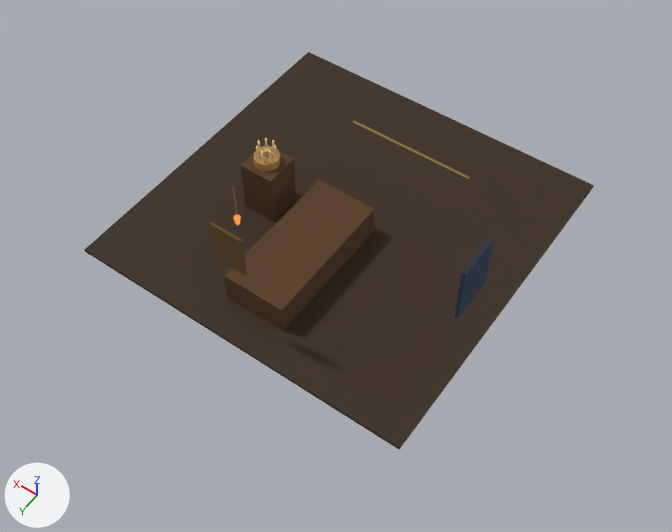
One commit to the glTF model public/vr/models/scene/sacrament-unction.glb: the scene before it, then after it.
Camera for both pictures: a 50 mm lens placed at (-4.77, 6.92, 9.65), pointed at (-0.53, 0.99, 0.33). Arrows for +X, +Y and +Z are at lower left; the lights stay in place. The first picture is the older version. Where no turn or scale is listed for an object, it has been applied to the vertices. Vertices at exactly the same position are counted once.

The older version as bpy lines, for what is in view:
```python
me_mesh_0 = bpy.data.meshes.new('Mesh_0')
me_mesh_0.from_pydata(...)  # a box spanning x -2.5..2.5, y -2.5..2.5, z -0.03..0.03
me_mesh_0.materials.append(mat_material_0)  # brown #3a2a1c
me_mesh_1 = bpy.data.meshes.new('Mesh_1')
me_mesh_1.from_pydata(...)  # a box spanning x -0.45..0.45, y -1.0..1.0, z -0.22..0.22
me_mesh_1.materials.append(mat_material_1)  # brown #5a3b1e
me_mesh_22 = bpy.data.meshes.new('Mesh_22')
me_mesh_22.from_pydata(...)  # a box spanning x -0.025..0.025, y -0.3..0.3, z -0.4..0.4
me_mesh_22.materials.append(mat_material_22)  # dark blue #1d2a3a
ob_bed = bpy.data.objects.new('bed', me_mesh_1)
ob_bed.location = (0.0, 1.0, 0.22)
ob_floor = bpy.data.objects.new('floor', me_mesh_0)
ob_floor.location = (0.0, 0.0, -0.03)
ob_window = bpy.data.objects.new('window', me_mesh_22)
ob_window.location = (-2.4, 1.0, 1.5)
# also in view: 'icon-board' at (0.0, 2.3, 1.6); 'table' at (1.0, 0.4, 0.4)
```
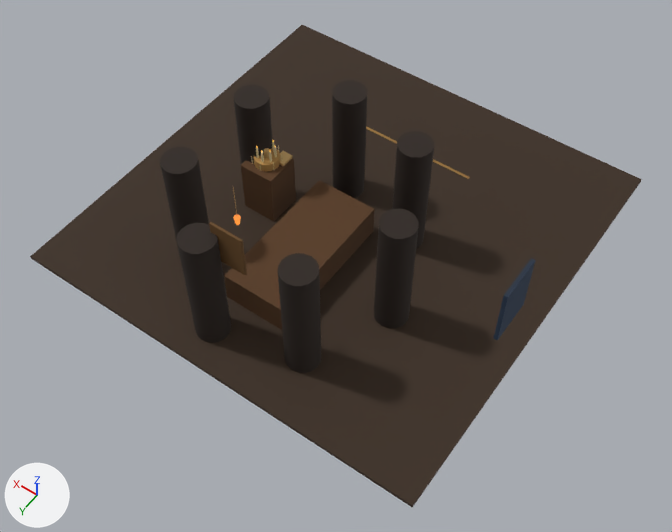
Boxes [x1, y1, x2, y2] around the edits, measured in the pictures (672 x 532 px):
'floor', rescaled (20% wider, 21% taller)
    before: [84, 52, 594, 449]
    after: [30, 25, 642, 507]
'priest-figure.004', added (black)
    after: [278, 253, 321, 373]
'priest-figure.005', added (black)
    after: [176, 223, 231, 343]
'priest-figure.003', added (black)
    after: [374, 209, 419, 329]
'priest-figure.001', added (black)
    after: [332, 80, 368, 198]
'priest-figure.002', added (black)
    after: [392, 131, 434, 249]
'priest-figure.006', added (black)
    after: [160, 147, 209, 240]
'window', moved
    before: [454, 237, 494, 319]
    after: [493, 258, 536, 340]
'priest-figure', added (black)
    after: [233, 85, 273, 164]
'gospel', added
    after: [279, 151, 293, 166]

Patch to the scene script:
```diff
--- a/public/vr/models/scene/sacrament-unction.glb.py
+++ b/public/vr/models/scene/sacrament-unction.glb.py
@@ me_mesh_0 @@
-me_mesh_0.from_pydata(...)  # 8 vertices, 12 faces; spans x -2.5..2.5, y -2.5..2.5, z -0.03..0.03
+me_mesh_0.from_pydata(...)  # 8 vertices, 12 faces; spans x -3.0..3.0, y -3.0..3.0, z -0.03..0.03
+# me_mesh_0 part 1: the whole mesh is scaled about its middle by (1.2, 1.2, 1)
 me_mesh_0.materials.append(mat_material_0)
@@ ob_window @@
 ob_window = bpy.data.objects.new('window', me_mesh_22)
-ob_window.location = (-2.4, 1.0, 1.5)
+ob_window.location = (-2.9, 1.0, 1.5)
@@ ob_priest_figure_006 @@
+ob_priest_figure_006 = bpy.data.objects.new('priest-figure.006', me_mesh_39)  # 36 vertices, 64 faces; spans x -0.22..0.22, y -0.22..0.22, z -0.88..0.88; in mat_material_39 (black #2a1f18)
+ob_priest_figure_006.location = (1.25, 1.68, 0.88)
@@ ob_priest_figure_005 @@
+ob_priest_figure_005 = bpy.data.objects.new('priest-figure.005', me_mesh_38)  # 36 vertices, 64 faces; spans x -0.22..0.22, y -0.22..0.22, z -0.88..0.88; in mat_material_38 (black #2a1f18)
+ob_priest_figure_005.location = (0.29, 2.47, 0.88)
@@ ob_priest_figure_004 @@
+ob_priest_figure_004 = bpy.data.objects.new('priest-figure.004', me_mesh_37)  # 36 vertices, 64 faces; spans x -0.22..0.22, y -0.22..0.22, z -0.88..0.88; in mat_material_37 (black #2a1f18)
+ob_priest_figure_004.location = (-0.88, 2.17, 0.88)
@@ ob_priest_figure_003 @@
+ob_priest_figure_003 = bpy.data.objects.new('priest-figure.003', me_mesh_36)  # 36 vertices, 64 faces; spans x -0.22..0.22, y -0.22..0.22, z -0.88..0.88; in mat_material_36 (black #2a1f18)
+ob_priest_figure_003.location = (-1.4, 1.0, 0.88)
@@ ob_priest_figure_002 @@
+ob_priest_figure_002 = bpy.data.objects.new('priest-figure.002', me_mesh_35)  # 36 vertices, 64 faces; spans x -0.22..0.22, y -0.22..0.22, z -0.88..0.88; in mat_material_35 (black #2a1f18)
+ob_priest_figure_002.location = (-0.88, -0.17, 0.88)
@@ ob_priest_figure_001 @@
+ob_priest_figure_001 = bpy.data.objects.new('priest-figure.001', me_mesh_34)  # 36 vertices, 64 faces; spans x -0.22..0.22, y -0.22..0.22, z -0.88..0.88; in mat_material_34 (black #2a1f18)
+ob_priest_figure_001.location = (0.29, -0.47, 0.88)
@@ ob_priest_figure @@
+ob_priest_figure = bpy.data.objects.new('priest-figure', me_mesh_33)  # 36 vertices, 64 faces; spans x -0.22..0.22, y -0.22..0.22, z -0.88..0.88; in mat_material_33 (black #2a1f18)
+ob_priest_figure.location = (1.25, 0.32, 0.88)
@@ ob_gospel @@
+ob_gospel = bpy.data.objects.new('gospel', me_mesh_24)  # a box spanning x -0.08..0.08, y -0.1..0.1, z -0.02..0.02; in mat_material_24 (orange #c8a56a)
+ob_gospel.location = (0.85, 0.25, 0.83)
```
